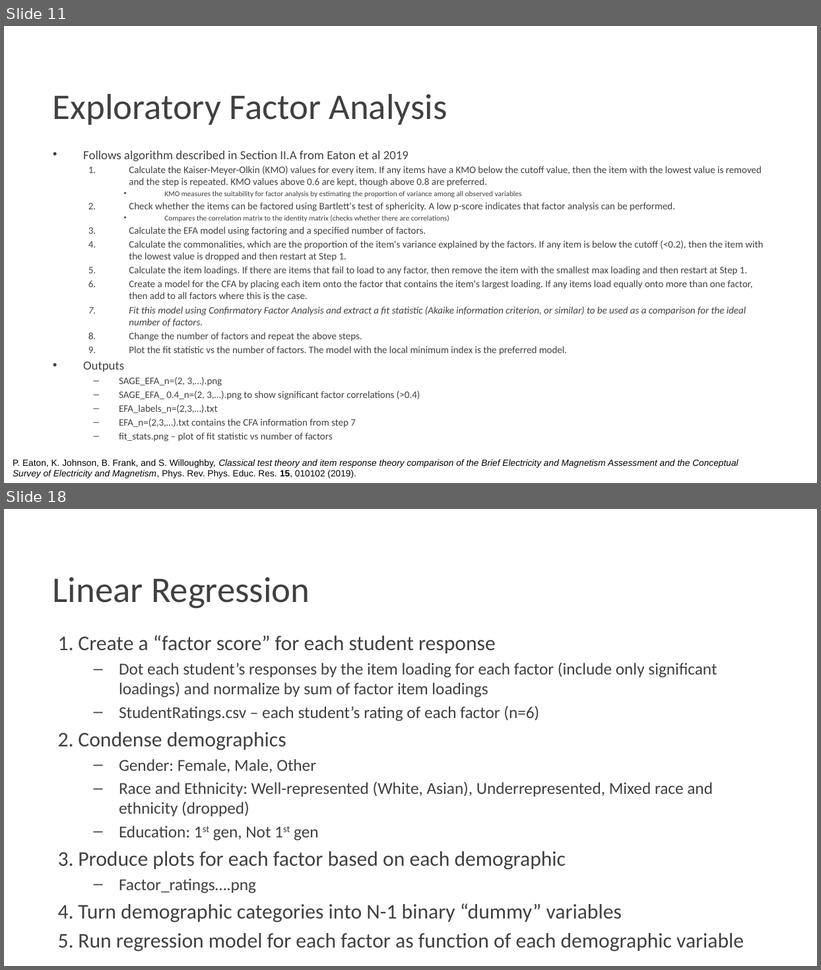
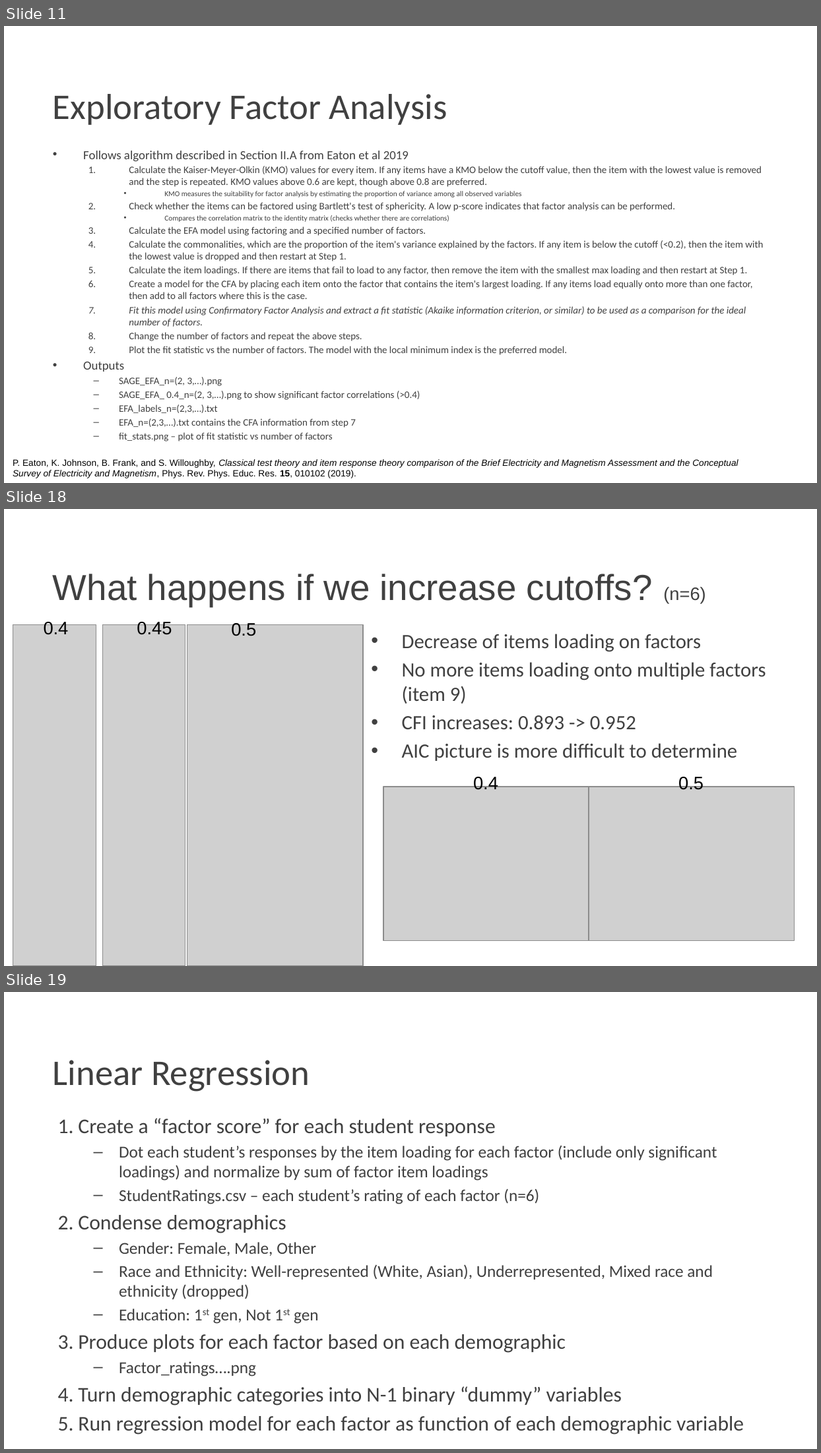
Before and after one commit to Pontigre/PER_analysis, a slide deck: Analysis_explanation.pptx. Shown one above the other, each under a label of ours: slides 11 and 18 before the commit, slides 11, 18 and 19 after it; the slides between them are not shown. The pictures are 821x970 and 821x1453 pixels, drawn with LibreOffice and Linux fonts; fonts in the diff are those of the drawing; grey boxes stand for pictures; background and template pictures are left out. Boxes give left, top, right and bottom in pixels: in the first picture for what was removed or moved away, otherwise in the second. Text is boxed around its words. In the diff, an @@ line names an element or a change of style, - is before the commit and + after.

Commit message:
Tests the differences of different item cutoffs

```diff
--- a/Analysis_explanation.pptx
+++ b/Analysis_explanation.pptx
@@ slide 18 added at [4, 509, 817, 966], background picture (left out) @@
@@ title added at [53, 574, 706, 607], 32 pt, text #404040 @@
+What happens if we increase cutoffs? (n=6)
@@ picture added at [13, 625, 96, 966] @@
@@ text added at [44, 621, 69, 635], 16 pt, text #000000 @@
+0.4
@@ picture added at [102, 625, 186, 966] @@
@@ text added at [137, 621, 172, 635], 16 pt, text #000000 @@
+0.45
@@ picture added at [187, 625, 362, 966] @@
@@ text added at [231, 621, 256, 636], 16 pt, text #000000 @@
+0.5
@@ text added at [402, 634, 766, 761], 18 pt, text #404040 @@
+• Decrease of items loading on factors
+• No more items loading onto multiple factors (item 9)
+• CFI increases: 0.893 -> 0.952
+• AIC picture is more difficult to determine
@@ text added at [473, 776, 498, 790], 16 pt, text #000000 @@
+0.4
@@ text added at [679, 775, 704, 790], 16 pt, text #000000 @@
+0.5
@@ picture added at [384, 787, 589, 941] @@
@@ picture added at [589, 787, 795, 941] @@
@@ what was slide 18 is now slide 19 @@
```
Also in this commit, not shown: 4 slides changed, 55 other files.
